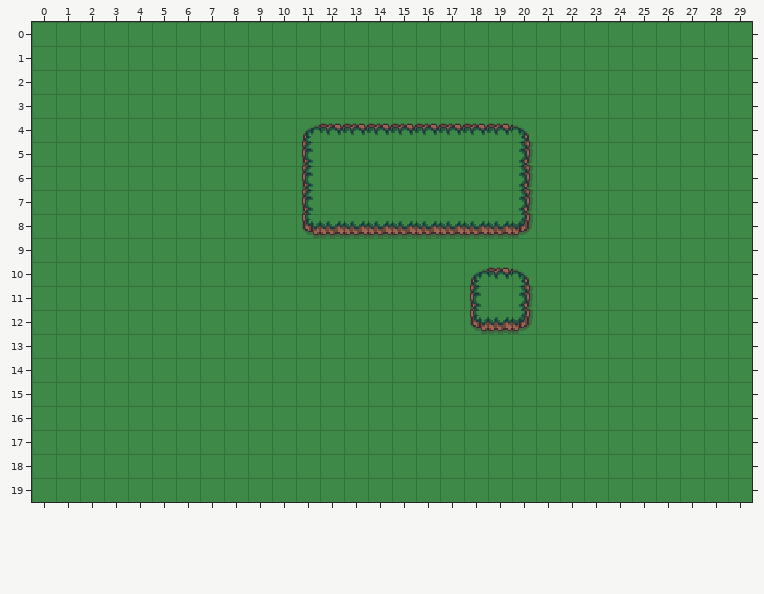
A Tiled map gets an edit: assets/map.tmx. The picture above is the old version.
Cells are 16x16 px. Shown: x 0..29, y 0..19.
The same view after the edit:
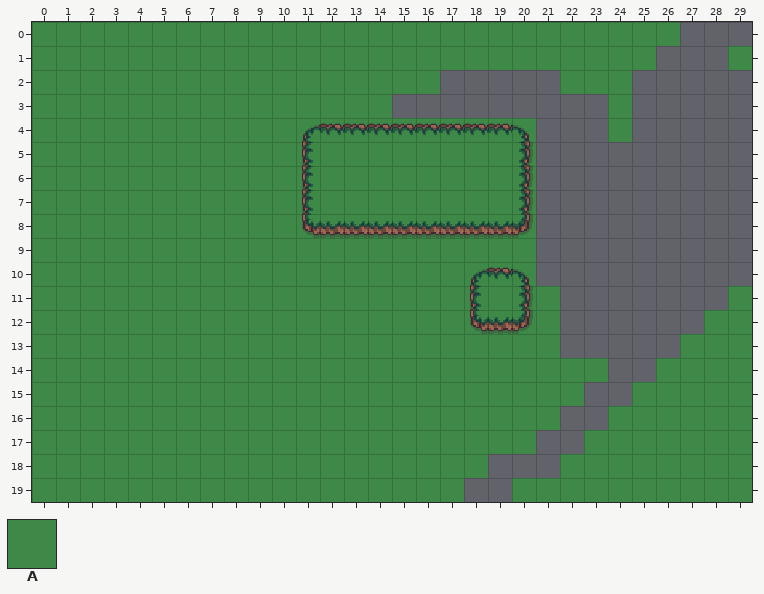
Key: from "Cliff_Tile": A 4.
_ is an empty cell.
The exact change:
Layer "Tile Layer 1":
Tile A is removed in row 0 at x 27 to 29; in row 1 at x 26 to 28; in row 2 at x 17 to 21 and 25 to 29; in row 3 at x 15 to 23 and 25 to 29; in row 4 at x 21 to 23 and 25 to 29; in rows 5 to 10 at x 21 to 29.
Tile A is removed in row 11 at x 22 to 28; in row 12 at x 22 to 27; in row 13 at x 22 to 26; in row 14 at x 24 to 25; in row 15 at x 23 to 24; in row 16 at x 22 to 23.
Tile A is removed in row 17 at x 21 to 22; in row 18 at x 19 to 21; in row 19 at x 18 to 19.
Pixel boxes of the changes (left, top, right, bottom) in both pictures:
removed: (392, 22, 752, 502)
